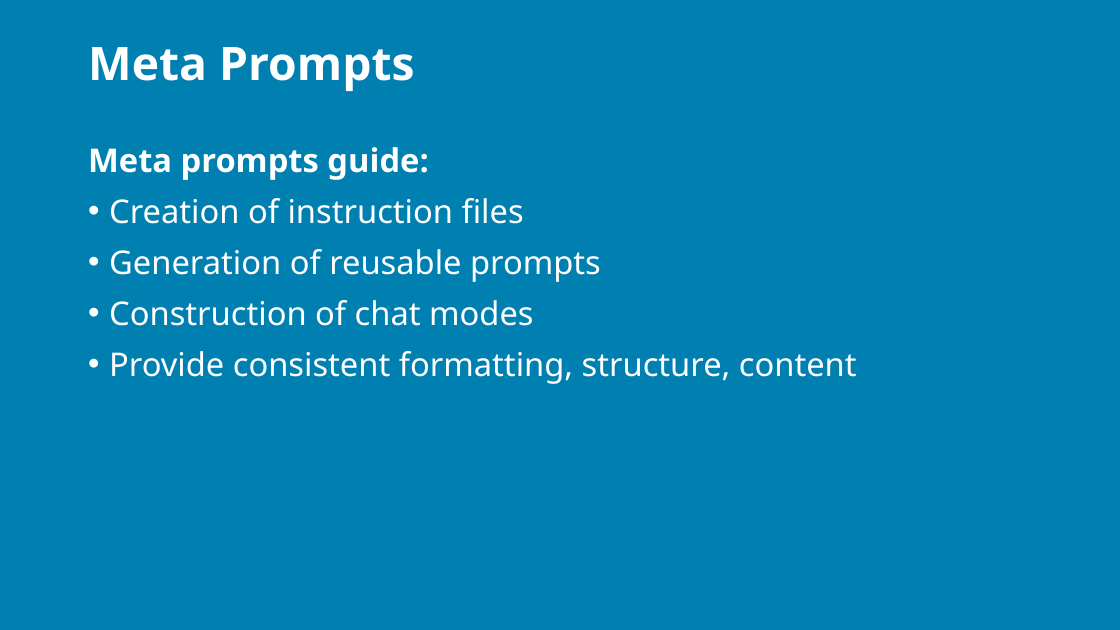
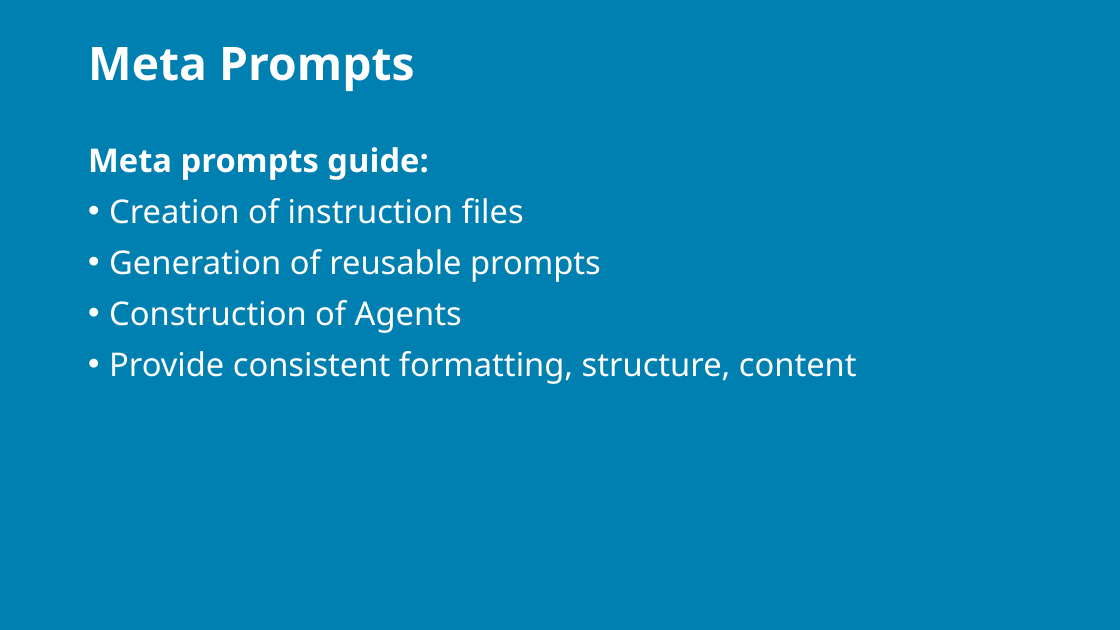
Before and after one commit to j0hnnymiller/AI-Assisted-Software-Development, a slide deck: slide 43 of Slides/AIABSD-2-day-brownfield.pptx (slide 42 before the commit). Drawn at 1120x630 pixels with LibreOffice and Linux fonts; fonts in the diff are those of the drawing; background and template pictures are left out. Boxes give left, top, right and bottom in pixels: in the first picture for what was removed or moved away, otherwise in the second. Text is boxed around its words. In the diff, an @@ line names an element or a change of style, - is before the commit and + after.

```diff
--- a/Slides/AIABSD-2-day-brownfield.pptx
+++ b/Slides/AIABSD-2-day-brownfield.pptx
@@ text at [109, 300, 462, 333]: text changed @@
-• Construction of chat modes
+• Construction of Agents
```
Also in this commit, not shown: 23 other slides changed, 3 slides added, 11 other files.
